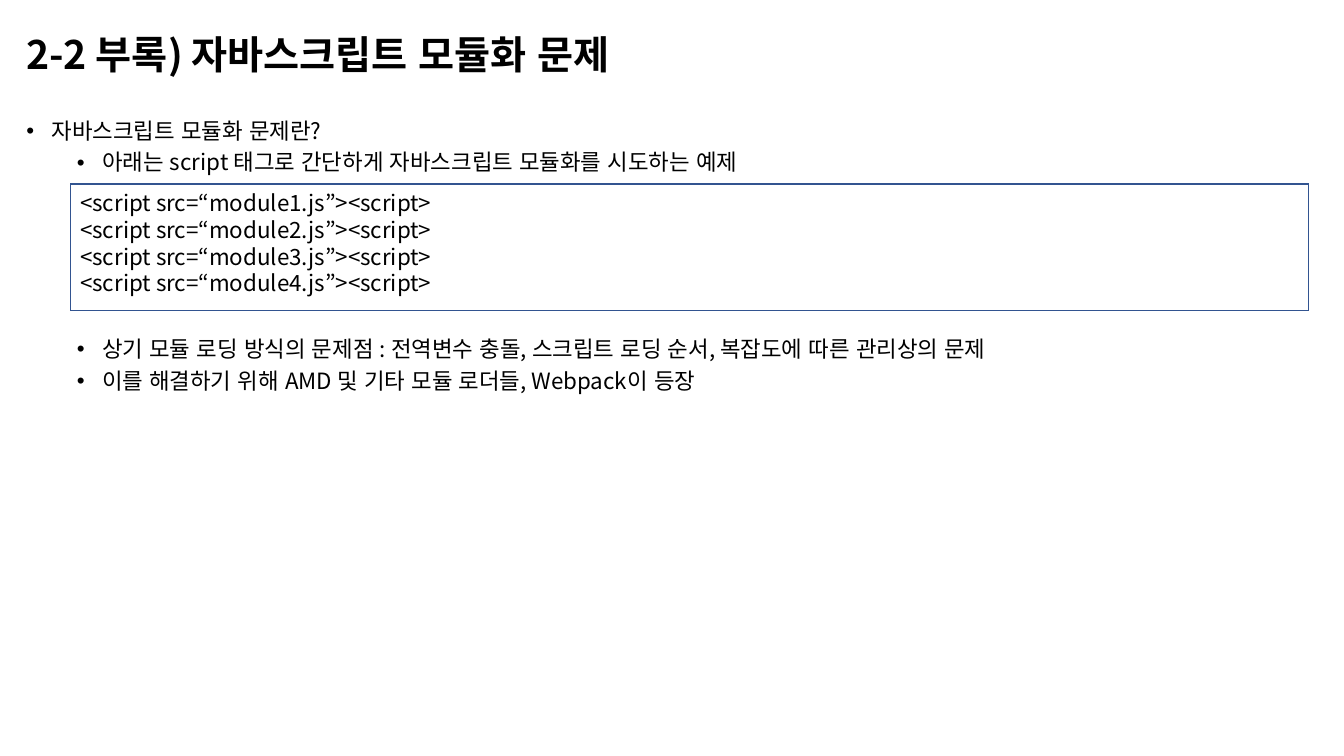
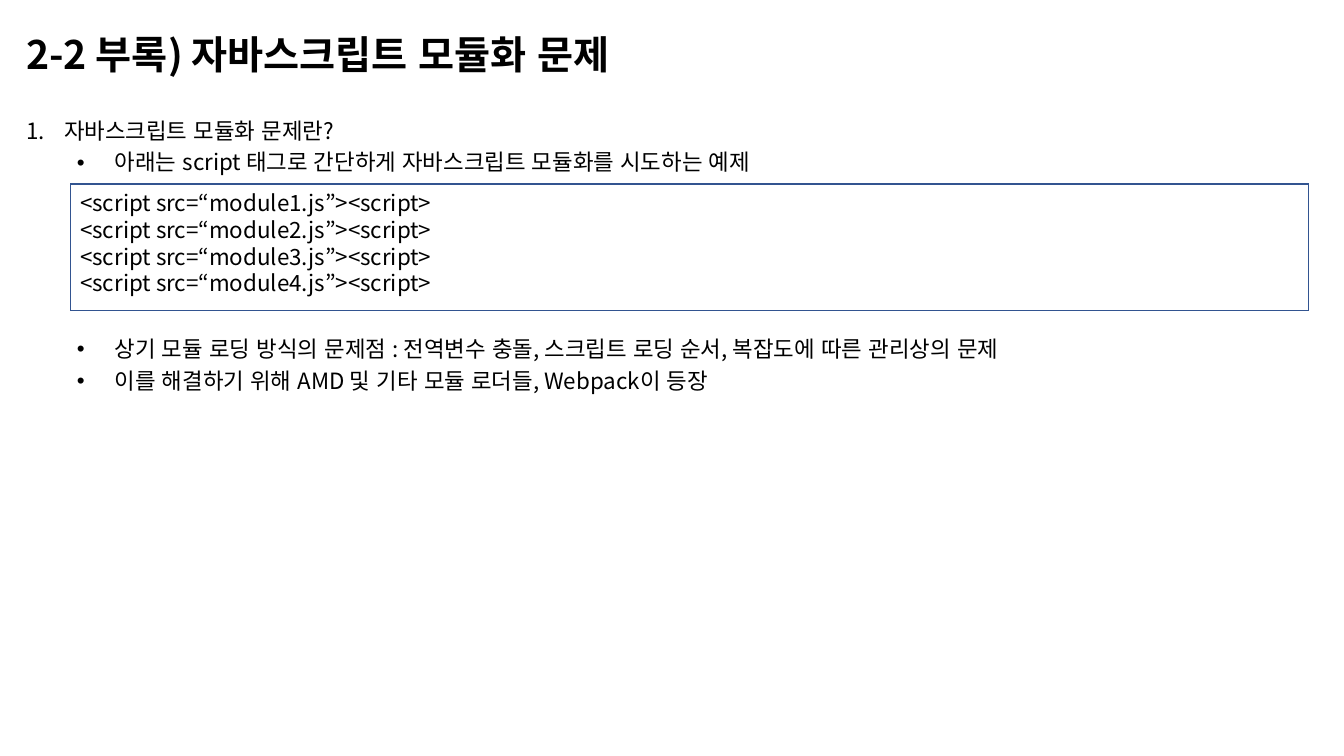
Before and after one commit to n4oah-study/webpack, a slide deck: slide 4 of document/webpack.pptx. Drawn at 1344x756 pixels with LibreOffice and Linux fonts; fonts in the diff are those of the drawing. Boxes give left, top, right and bottom in pixels: in the first picture for what was removed or moved away, otherwise in the second. Text is boxed around its words. In the diff, an @@ line names an element or a change of style, - is before the commit and + after.

```diff
--- a/document/webpack.pptx
+++ b/document/webpack.pptx
@@ text "자바스크립트 모듈화 문제란?" at (64,120,998,394): bullet • to 1.; indent changed @@
```
Also in this commit, not shown: 6 other slides changed, 6 slides added, 6 other files.
